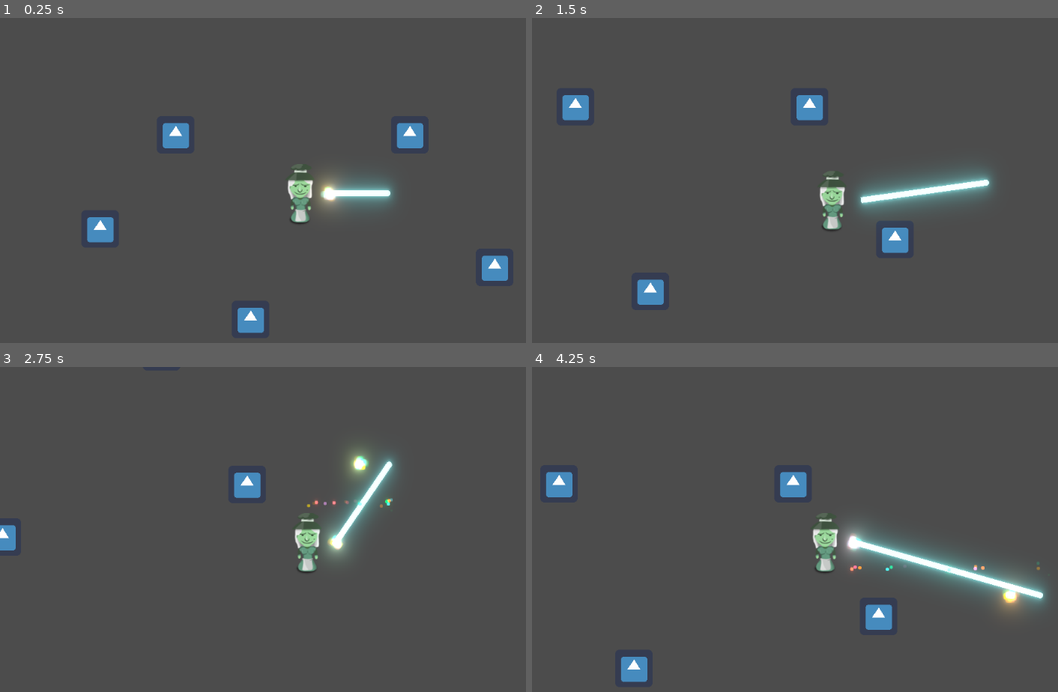
Above: before the commit, frames 1-4 (two rows, left to right).
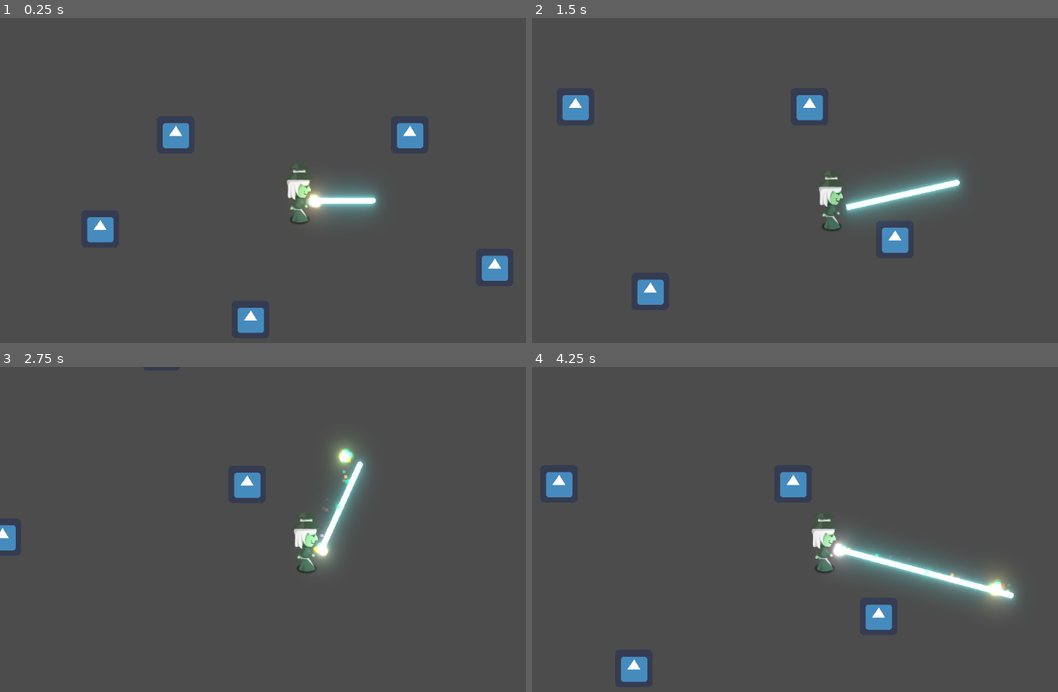
Above: after the commit, the same moments.

Repository: Jimmy-s-Test-Site/20210514_godot_wild
Game: Godot game, scene res://Scenes/Main.tscn
Two runs of this game, one before a commit and one after it. Both use one fixed random seed, a clock stepped at 60 frames per second and the inputs below. The engine's default icon, where the game draws it, is replaced by a stand-in: a white triangle on a blue panel in a dark square.
Inputs (mouse positions are in pixels of both pictures, inside the frame that each line leads up to):
- Up to frame 1 (0.25 s): no input
- Up to frame 2 (1.5 s): move the mouse to (963, 177) at 0.52 s; hold D (move_right) 0.53-1.28 s; click (963, 177) at 0.6 s; move the mouse to (710, 209) at 1.27 s; hold S (move_down) from 1.28 s (still down); click (710, 209) at 1.35 s
- Up to frame 3 (2.75 s): move the mouse to (357, 464) at 2.02 s; release S (move_down) at 2.03 s; hold D (move_right) from 2.03 s (still down); click (357, 464) at 2.1 s
- Up to frame 4 (4.25 s): move the mouse to (800, 610) at 2.77 s; release D (move_right) at 2.78 s; hold W (move_up) 2.78-3.53 s; click (800, 610) at 2.85 s; move the mouse to (1010, 594) at 3.52 s; hold A (move_left) from 3.53 s (still down); click (1010, 594) at 3.6 s

The runs differ from the first frame. In frame 1, 1.7% of the frame differs, in the area x 54-75%, y 46-63%; in frame 2, 1.5%; in frame 3, 3.2%; in frame 4, 4.2%, in the area x 53-98%, y 46-76%.

Commit message:
Updates Player Spell Ability

Diff:
--- a/Developers/Lilou/Scenes/Player/Player.gd
+++ b/Developers/Lilou/Scenes/Player/Player.gd
@@ -19,7 +19,7 @@
 # 	abilities
 
 var can_cast = true;
-var cast_hit = false;
+var cast_hit = null;
 export (float) var spell_distance_max = 350.0;
 export (float) var spell_duration = 0.5;
 export (float) var spell_cooldown = 0.25;
@@ -31,6 +31,7 @@
 onready var spell_start_particles = $Spell/Start/StartParticles;
 onready var spell_end = $Spell/End;
 onready var spell_end_particles = $Spell/End/EndParticles;
+
 
 # functions
 
@@ -63,13 +64,16 @@
 	if (cast_hit):
 		cast_beam();
 
+
 # 	state
 
 func take_damage(amount: int = 1) -> void:
 	health -= amount;
 
+
 func kill() -> void:
 	get_tree().reload_current_scene();
+
 
 # 	abilities
 
@@ -88,30 +92,34 @@
 
 	can_cast = true;
 
+
 func cast_beam() -> void:
-	var cast_target = get_local_mouse_position().clamped(spell_distance_max);
+	# update raycast
+	var cast_target = spell_raycast.get_local_mouse_position().clamped(spell_distance_max);
+
+	# update hit
+	if (spell_raycast.is_colliding()):
+		cast_hit = spell_raycast.get_collider();
+
+		if (cast_hit == self):
+			cast_hit = null;
+		else:
+			cast_target = spell_raycast.get_collision_point();
 
 	spell_raycast.cast_to = cast_target;
+	# cast_hit = spell_raycast.is_colliding();
 
-	cast_hit = spell_raycast.is_colliding();
-
+	# update particles
 	spell_start_particles.global_rotation = spell_raycast.cast_to.angle();
-
-	if (cast_hit):
-		cast_target = spell_raycast.get_collision_point();
-		spell_end_particles.global_rotation = spell_raycast.get_collision_normal().angle();
-
-	#spell_line[1] = cast_target;
+	spell_end_particles.global_rotation = spell_raycast.get_collision_normal().angle();
 	spell_end.global_position = to_global(cast_target);
 	spell_line_particles.position = cast_target * 0.5;
 	spell_line_particles.process_material.emission_box_extents.x = cast_target.length() * 0.5;
+	spell_line_particles.rotation = spell_raycast.cast_to.angle();
 
-	if (spell_line.get_point_count() != 2):
-		spell_line.clear_points();
-		spell_line.add_point(Vector2.ZERO);
-		spell_line.add_point(Vector2.ZERO);
+	# update line
+	spell_line.set_point_position(1, cast_target);
 
-	spell_line.set_point_position(1, cast_target);
 
 func appear() -> void:
 	spell_line_particles.emitting = true;
@@ -122,7 +130,10 @@
 	spell_tween.interpolate_method(spell_line, "width", 0, 10.0, 0.2);
 	spell_tween.start();
 
+
 func disappear() -> void:
+	cast_hit = null;
+
 	spell_tween.stop_all();
 	spell_tween.interpolate_method(spell_line, "width", 10.0, 0, 0.1);
 	spell_tween.start();
--- a/Developers/Lilou/Scenes/Player/Player.tscn
+++ b/Developers/Lilou/Scenes/Player/Player.tscn
@@ -61,14 +61,46 @@
 hue_variation_random = 1.0
 
 [sub_resource type="CapsuleShape2D" id=11]
-radius = 25.0
+radius = 17.5
 height = 60.0
+
+[sub_resource type="Animation" id=12]
+resource_name = "anim_move_right"
+length = 0.4
+loop = true
+tracks/0/type = "value"
+tracks/0/path = NodePath("PlayerSprite:frame")
+tracks/0/interp = 1
+tracks/0/loop_wrap = true
+tracks/0/imported = false
+tracks/0/enabled = true
+tracks/0/keys = {
+"times": PoolRealArray( 0, 0.1, 0.2, 0.3 ),
+"transitions": PoolRealArray( 1, 1, 1, 1 ),
+"update": 1,
+"values": [ 16, 17, 18, 17 ]
+}
+tracks/1/type = "value"
+tracks/1/path = NodePath("Spell:position")
+tracks/1/interp = 1
+tracks/1/loop_wrap = true
+tracks/1/imported = false
+tracks/1/enabled = true
+tracks/1/keys = {
+"times": PoolRealArray( 0 ),
+"transitions": PoolRealArray( 1 ),
+"update": 0,
+"values": [ Vector2( 25, 12.5 ) ]
+}
 
 [node name="Player" type="KinematicBody2D"]
 script = ExtResource( 2 )
 
 [node name="Spell" type="Node2D" parent="."]
-position = Vector2( 50, 0 )
+position = Vector2( 25, 12.5 )
+__meta__ = {
+"_edit_group_": true
+}
 
 [node name="RayCast" type="RayCast2D" parent="Spell"]
 enabled = true
@@ -117,6 +149,7 @@
 texture = ExtResource( 4 )
 hframes = 8
 vframes = 3
+frame = 17
 
 [node name="PlayerCollision" type="CollisionShape2D" parent="."]
 shape = SubResource( 11 )
@@ -128,3 +161,4 @@
 smoothing_speed = 25.0
 
 [node name="AnimationPlayer" type="AnimationPlayer" parent="."]
+anims/anim_move_right = SubResource( 12 )
Not shown: 1 places in Developers/Lilou/Scenes/Player/Player.tscn that only renumber resources
